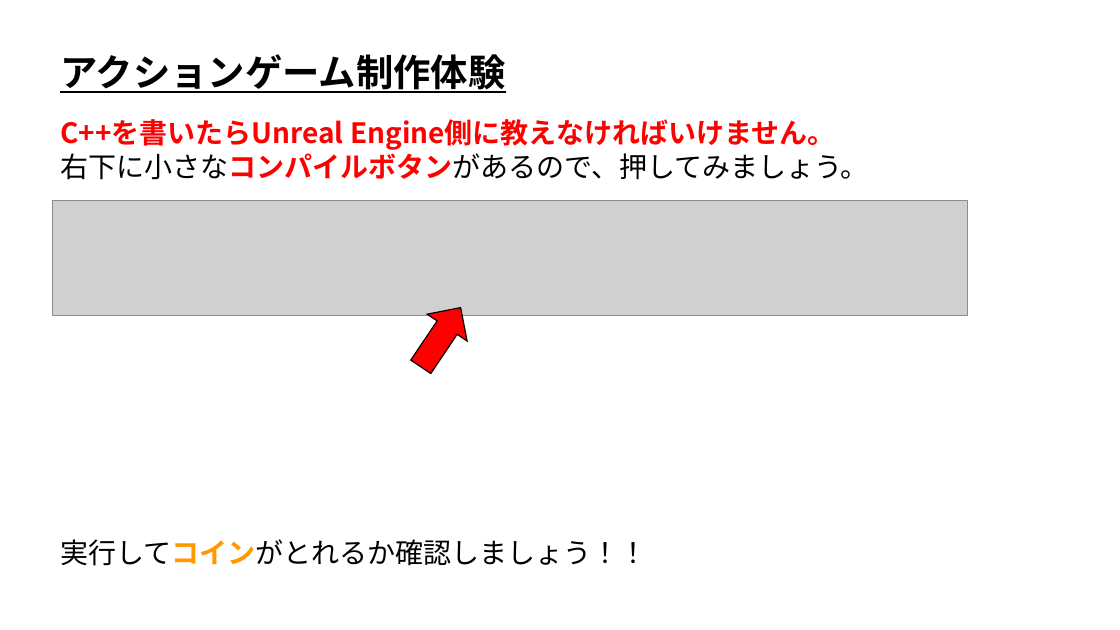
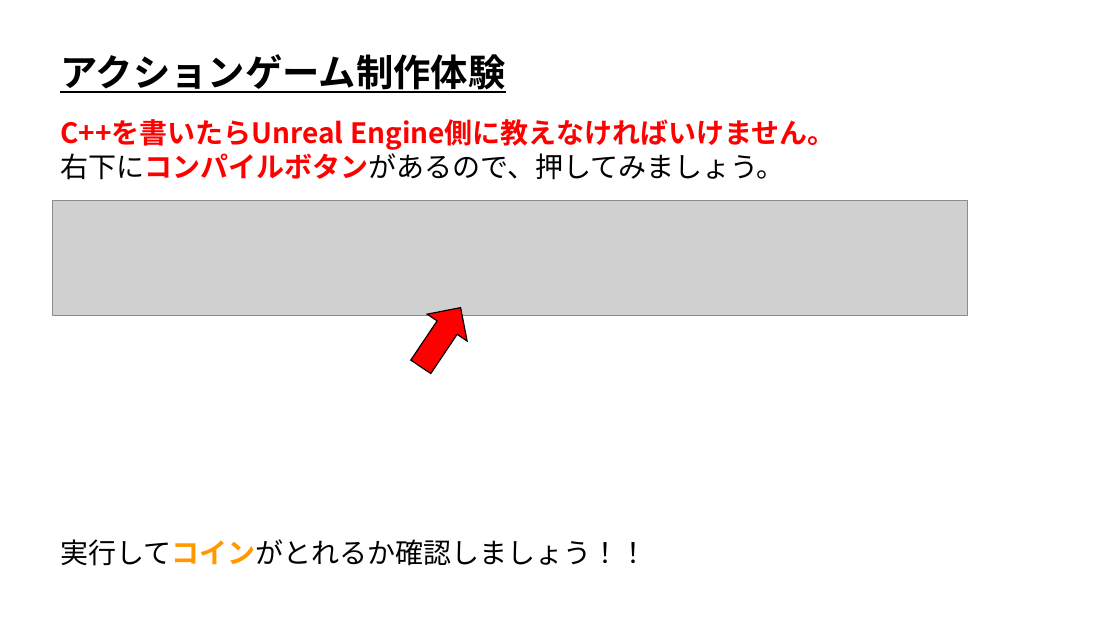
Before and after one commit to ArakiYusuke-Ohara/UnrealEngine, a slide deck: slide 18 of Projects/OpenCanpas01/TrialClass/UE_アクションゲーム制作体験.pptx (slide 13 before the commit). Drawn at 1120x630 pixels with LibreOffice and Linux fonts; fonts in the diff are those of the drawing; grey boxes stand for pictures. Boxes give left, top, right and bottom in pixels: in the first picture for what was removed or moved away, otherwise in the second. Text is boxed around its words. In the diff, an @@ line names an element or a change of style, - is before the commit and + after.

```diff
--- a/Projects/OpenCanpas01/TrialClass/UE_アクションゲーム制作体験.pptx
+++ b/Projects/OpenCanpas01/TrialClass/UE_アクションゲーム制作体験.pptx
@@ text at box(60, 149, 784, 180): text changed @@
-右下に小さなコンパイルボタンがあるので、押してみましょう。
+右下にコンパイルボタンがあるので、押してみましょう。
```
Also in this commit, not shown: 8 other slides changed, 5 slides added.
